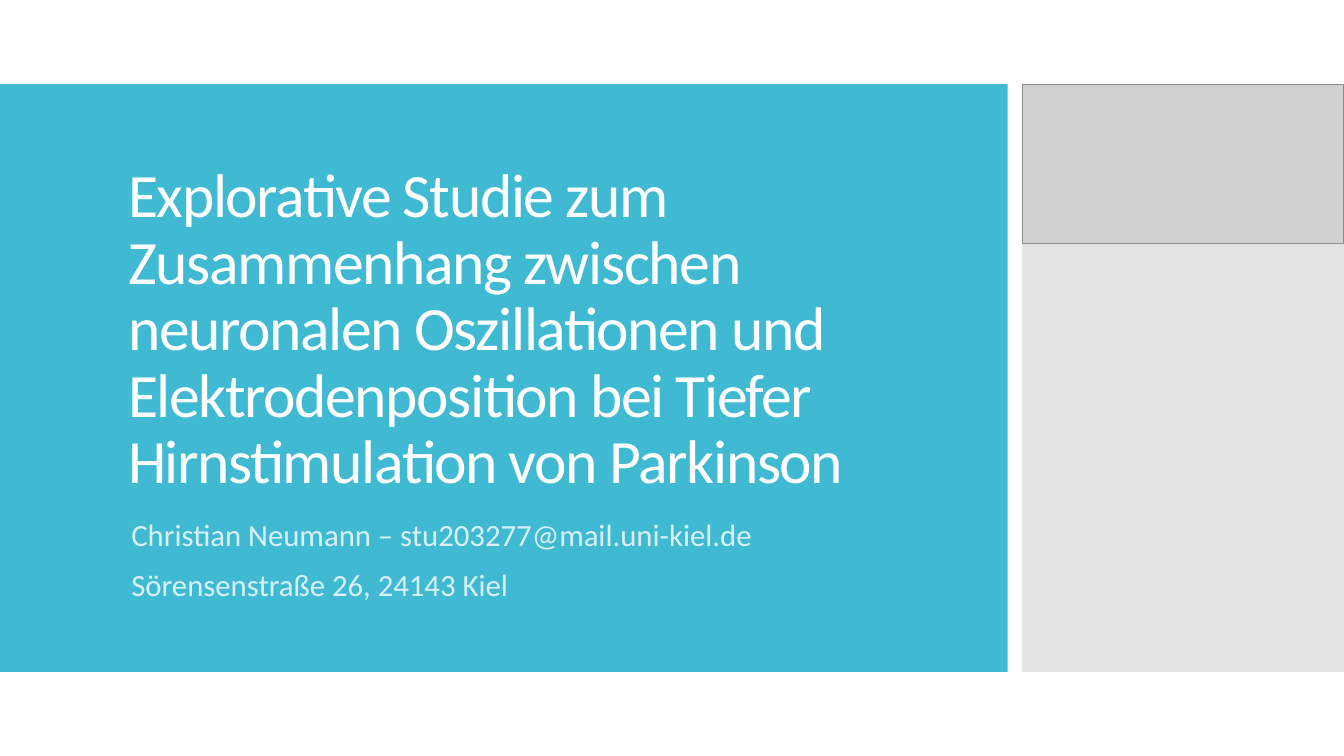
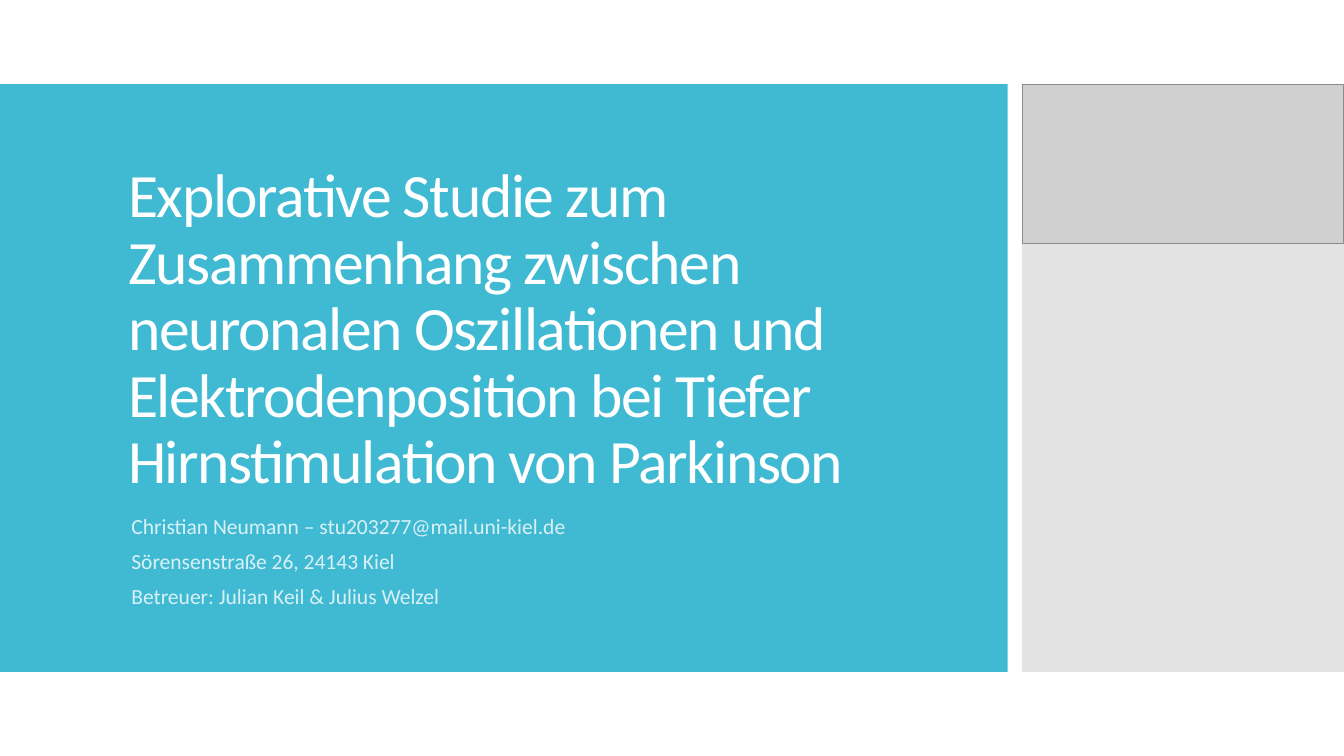
Before and after one commit to christianneumannCAU/Master-CAU, a slide deck: slide 1 of 03_Exposé/Exposé Vortrag.pptx. Drawn at 1344x756 pixels with LibreOffice and Linux fonts; fonts in the diff are those of the drawing; grey boxes stand for pictures. Boxes give left, top, right and bottom in pixels: in the first picture for what was removed or moved away, otherwise in the second. Text is boxed around its words. In the diff, an @@ line names an element or a change of style, - is before the commit and + after.

```diff
--- a/03_Exposé/Exposé Vortrag.pptx
+++ b/03_Exposé/Exposé Vortrag.pptx
@@ subtitle at (131, 519, 565, 572): size 22 to 15.4 pt in "Christian Neumann – stu203277@mail.uni-kiel.de", "Sörensenstraße 26, 24143 Kiel"; line spacing 0.9 to 0.7 @@
@@ subtitle at (131, 589, 440, 604): paragraph added @@
+Betreuer: Julian Keil & Julius Welzel
```
Also in this commit, not shown: 1 other file.
